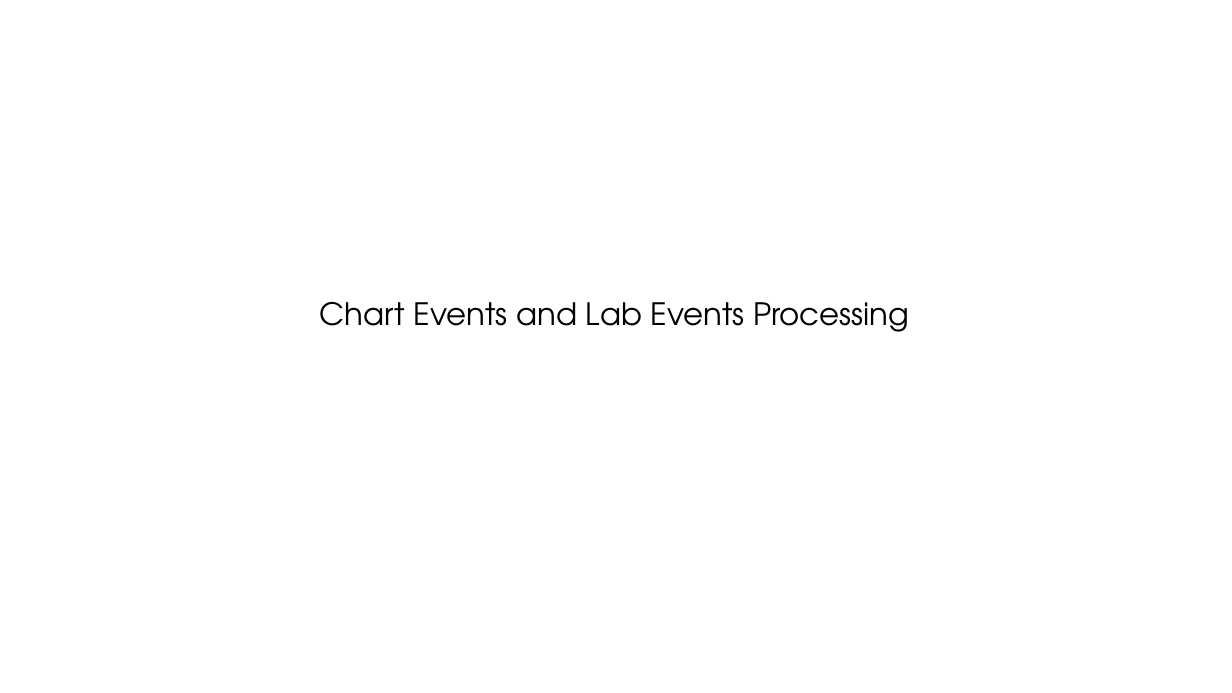
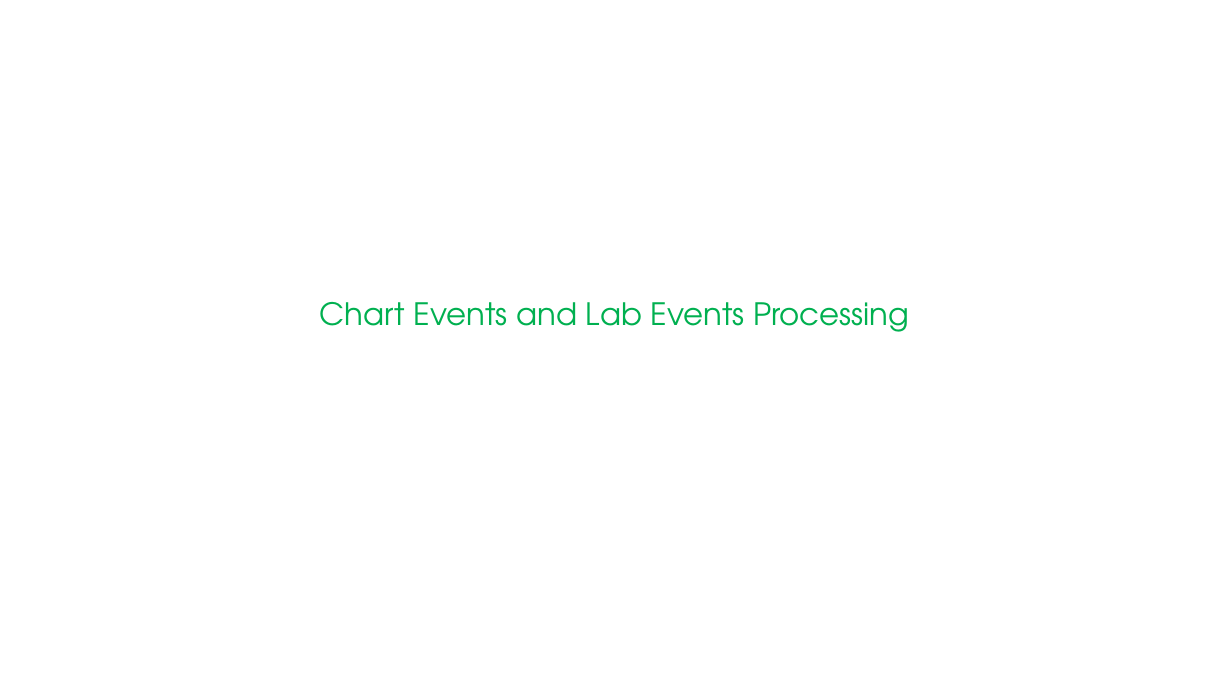
Before and after one commit to fmqbl/Predicting-Post-Procedural-Complications-Using-MIMICIII, a slide deck: slide 15 of ClinicalOutcomes.pptx. Drawn at 1232x693 pixels with LibreOffice and Linux fonts; fonts in the diff are those of the drawing; background and template pictures are left out. Boxes give left, top, right and bottom in pixels: in the first picture for what was removed or moved away, otherwise in the second. Text is boxed around its words. In the diff, an @@ line names an element or a change of style, - is before the commit and + after.

```diff
--- a/ClinicalOutcomes.pptx
+++ b/ClinicalOutcomes.pptx
@@ text "Chart Events and Lab Events ..." at bbox=[320, 302, 909, 332]: text colour #000000 to #00B050 @@
```
Also in this commit, not shown: 11 other slides changed, 2 slides added, 8 other files.
